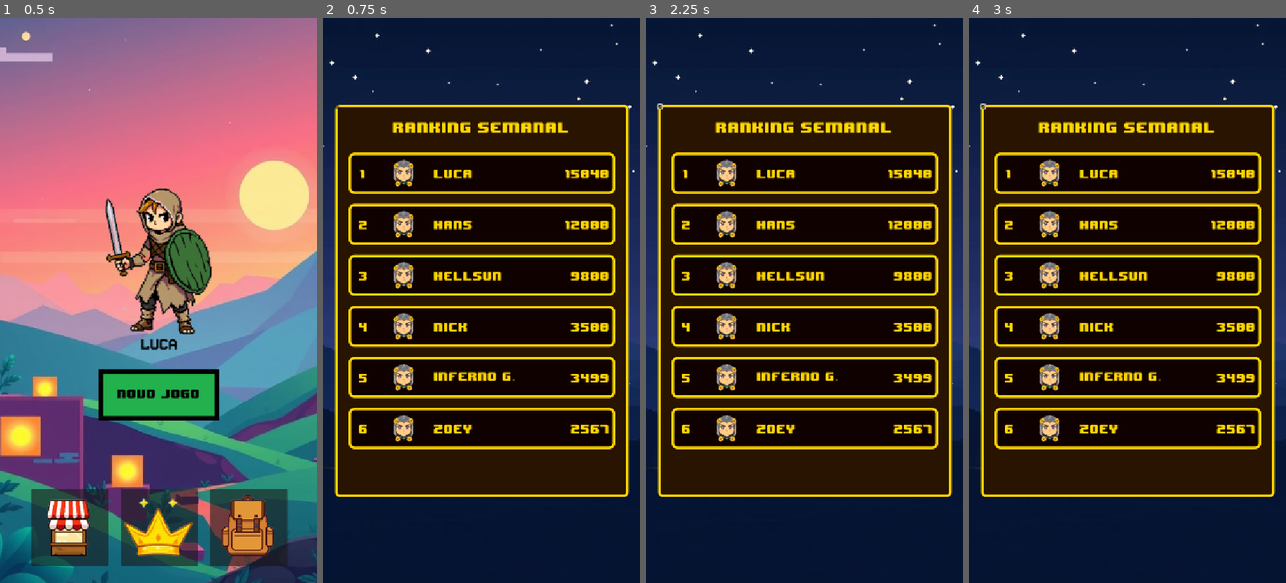
Above: before the commit, frames 1-4 (left to right).
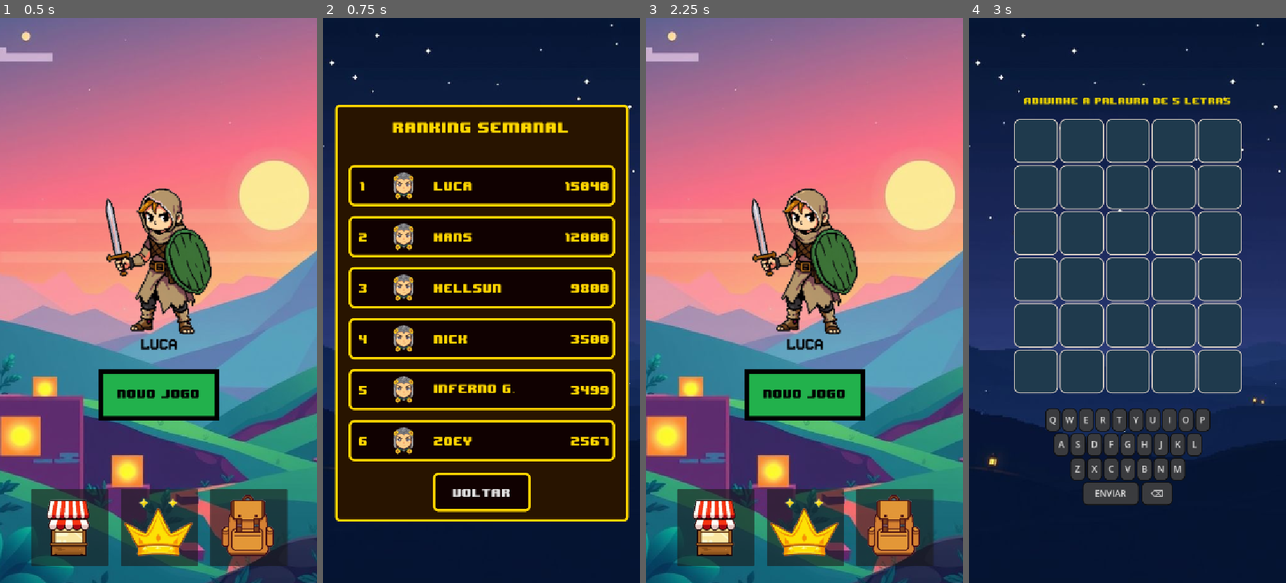
Above: after the commit, the same moments.

Repository: cryptofabrikah-oss/wordmix
Game: Godot game, scene res://scenes/Start.tscn
The game is run twice, just before and just after one commit, with the same random seed, the same clock (stepped at 60 frames per second) and the same inputs.
Inputs (mouse positions are in pixels of both pictures, inside the frame that each line leads up to):
- Up to frame 1 (0.5 s): no input
- Up to frame 2 (0.75 s): click (481, 526) at 0.5 s
- Up to frame 3 (2.25 s): click (658, 108) at 1.27 s; click (804, 492) at 2 s, where only the run after the commit has a clickable "voltar"
- Up to frame 4 (3 s): click (1127, 396) at 2.75 s, where only the run after the commit has a clickable "novo Jogo"

Frame 1 is identical in both runs. In frame 2, 19% of the frame differs, in the area x 3-97%, y 15-90%; in frame 3, 98%, in the area x 0-100%, y 0-100%; in frame 4, 65%.

Commit message:
ranking finalizado UI

Diff:
--- a/rank.gd
+++ b/rank.gd
@@ -1,6 +1,7 @@
 extends Control
 
 @onready var ranking_list = $Mainpanel/playerslist
+@onready var backb = $Mainpanel/backb
 
 var ranking_data = [
 	{"name": "Luca", "score": 15040, "avatar": "res://assets/avatar1.png"},
@@ -13,9 +14,25 @@
 ]
 
 
+
 func _ready():
+
+
+	backb.pressed.connect(_on_back_pressed)
+	# Estilo do botão backb (igual às linhas)
+	var backb_style = StyleBoxFlat.new()
+	backb_style.bg_color = Color.hex(0x100101FF)      # fundo vermelho quase preto
+	backb_style.border_color = Color(1, 0.84, 0)   # borda dourada
+	backb_style.set_border_width_all(5)
+	backb_style.set_corner_radius_all(10)
+
+	# Aplica ao botão em todos os estados
+	backb.add_theme_stylebox_override("normal", backb_style)
+	backb.add_theme_stylebox_override("hover", backb_style)
+	backb.add_theme_stylebox_override("pressed", backb_style)
+	backb.add_theme_stylebox_override("disabled", backb_style)
+
 	var style = StyleBoxFlat.new()
-
 	style.border_color = Color(1, 0.84, 0)   # borda dourada
 	style.set_border_width_all(5)              # bordas arredondadas
 	style.set_corner_radius_all(8)
@@ -24,6 +41,9 @@
 	$Mainpanel.add_theme_stylebox_override("panel", style)
 
 	update_ranking()
+
+func _on_back_pressed():
+	get_tree().change_scene_to_file("res://scenes/Start.tscn")
 
 
 func update_ranking():
--- a/scenes/Rank.tscn
+++ b/scenes/Rank.tscn
@@ -32,7 +32,7 @@
 offset_left = -300.0
 offset_top = -400.0
 offset_right = 300.0
-offset_bottom = 400.0
+offset_bottom = 450.0
 grow_horizontal = 2
 grow_vertical = 2
 theme = ExtResource("2_60f4y")
@@ -80,7 +80,18 @@
 [node name="playerpoints" type="Label" parent="Mainpanel/playerslist/playerline"]
 layout_mode = 2
 
-[node name="backbutton" type="Button" parent="Mainpanel"]
-layout_mode = 0
-offset_right = 8.0
-offset_bottom = 8.0
+[node name="backb" type="Button" parent="Mainpanel"]
+custom_minimum_size = Vector2(200, 80)
+layout_mode = 1
+anchors_preset = 7
+anchor_left = 0.5
+anchor_top = 1.0
+anchor_right = 0.5
+anchor_bottom = 1.0
+offset_left = -100.0
+offset_top = -100.0
+offset_right = 100.0
+offset_bottom = -20.0
+grow_horizontal = 2
+grow_vertical = 0
+text = "voltar"
